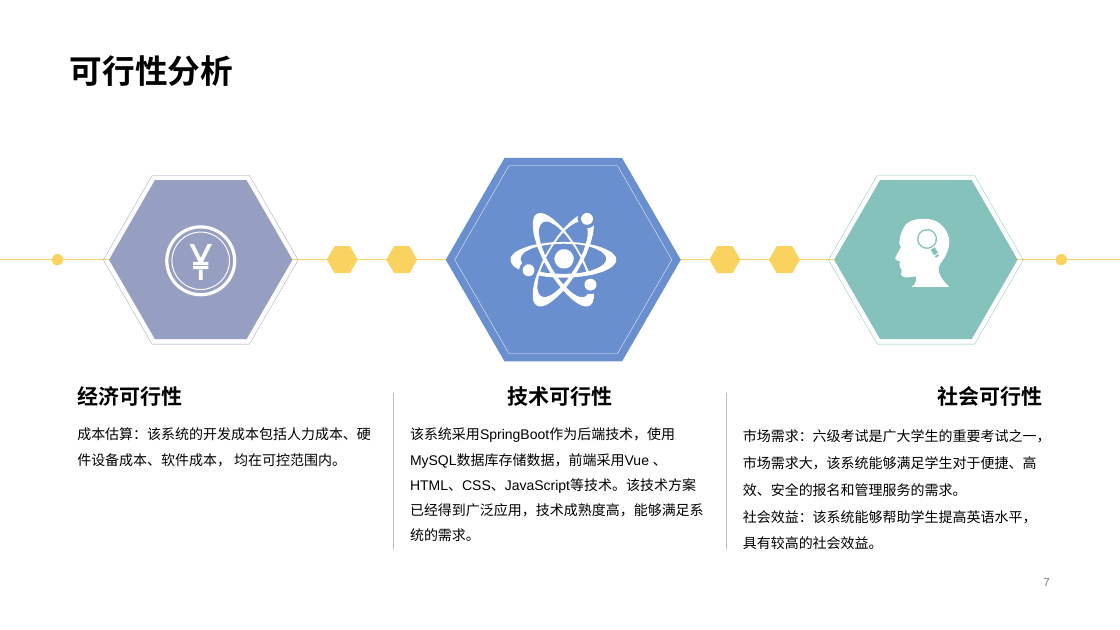
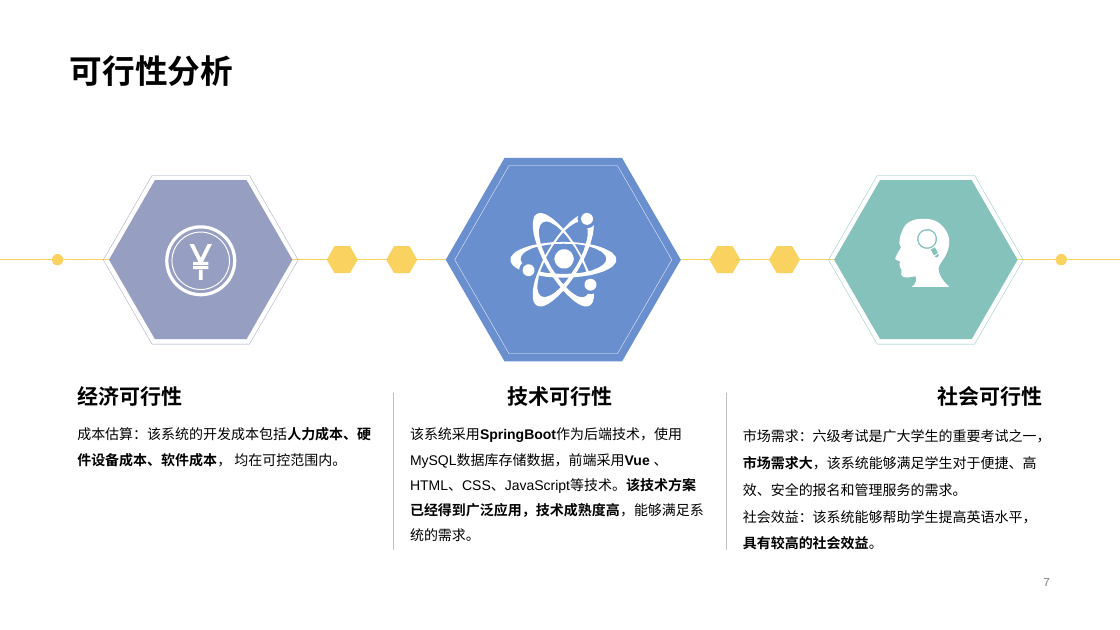
Before and after one commit to ZhaoYang0125/CABSE-JS, a slide deck: slide 7 of 提交物/大作业展示ppt.pptx. Drawn at 1120x630 pixels with LibreOffice and Linux fonts; fonts in the diff are those of the drawing. Boxes give left, top, right and bottom in pixels: in the first picture for what was removed or moved away, otherwise in the second. Text is boxed around its words. In the diff, an @@ line names an element or a change of style, - is before the commit and + after.

```diff
--- a/提交物/大作业展示ppt.pptx
+++ b/提交物/大作业展示ppt.pptx
@@ text "成本估算：该系统的开发成本包括人力成本、硬件设备成本、软件成本， 均在可控范围内。" at [77, 427, 371, 467]: bold on in "成本估算：该系统的开发成本包括人力成本、硬件设备成本、软件成本，" @@
@@ text "该系统采用SpringBoot作为后端技术，使用MySQL数据库存储数据，前端采用Vue 、 HTML、CSS、Java ..." at [410, 427, 704, 541]: bold on in "该系统采用SpringBoot作为后端技术，使用MySQL数据库存储数据，前端采用Vue HTML、CSS、JavaSc ..." @@
@@ text "市场需求：六级考试是广大学生的重要考试之一，市场需求大，该系统能够满足学生对于便捷、高效、安全的报名和管理服务的需求。" at [743, 429, 1051, 550]: bold on in "市场需求：六级考试是广大学生的重要考试之一，市场需求大，该系统能够满足学生对于便捷、高效、安全的报名和管理服务的需求。", "社会效益：该系统能够帮助学生提高英语水平，具有较高的社会效益。" @@
```
Also in this commit, not shown: 5 other slides changed, 1 slide added, 1 slide removed.
